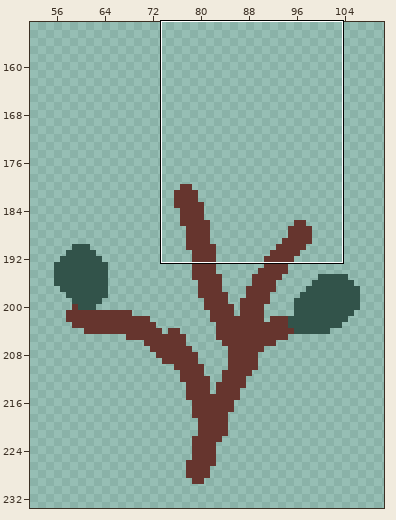
Two states of a pixel-art file, assets/tree.aseprite. The picture above shows the old version from afar; the outline marks the close-up.
Close-up. Before the commit:
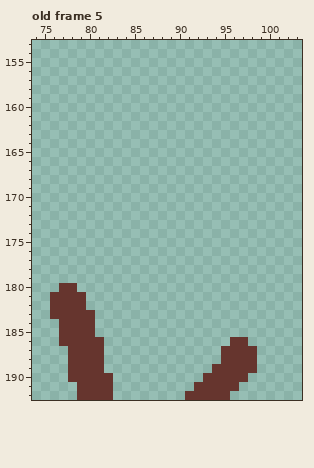
180x320 pixels, 5 frames. Shown: old frame 5: x 74..103, y 153..192. The wide view leaves out empty margins.
After the commit:
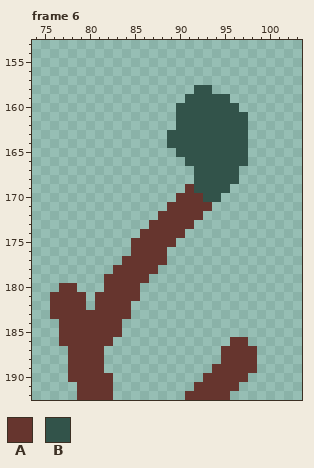
Palette (. is transparent): A #66352e  B #32534a
A new or re-ordered frame is compared with the old frame closest to it.
Edits made:
frames 5 -> 6
Changed rows in their new state; - is an unchanged pixel.
Frame 6 is new; against old frame 5, layer "Layer 1":
first column x 81:
158 -----------BB----
159 ----------BBBBB--
160 ---------BBBBBBB-
161 ---------BBBBBBBB
162 ---------BBBBBBBB
163 --------BBBBBBBBB
164 --------BBBBBBBBB
165 ---------BBBBBBBB
166 ----------BBBBBBB
167 -----------BBBBB-
168 -----------BBBBB-
169 ----------ABBBB--
170 ---------AAABB---
171 --------AAAAA----
172 -------AAAAA-----
173 ------AAAAA------
174 -----AAAAA-------
175 ----AAAAA--------
176 ----AAAA---------
177 ---AAAAA---------
178 --AAAAA----------
179 -AAAAA-----------
180 -AAAA------------
181 AAAAA------------
182 AAAA-------------
183 AAAA-------------
184 AAA--------------
185 AAA--------------
186 -A---------------
